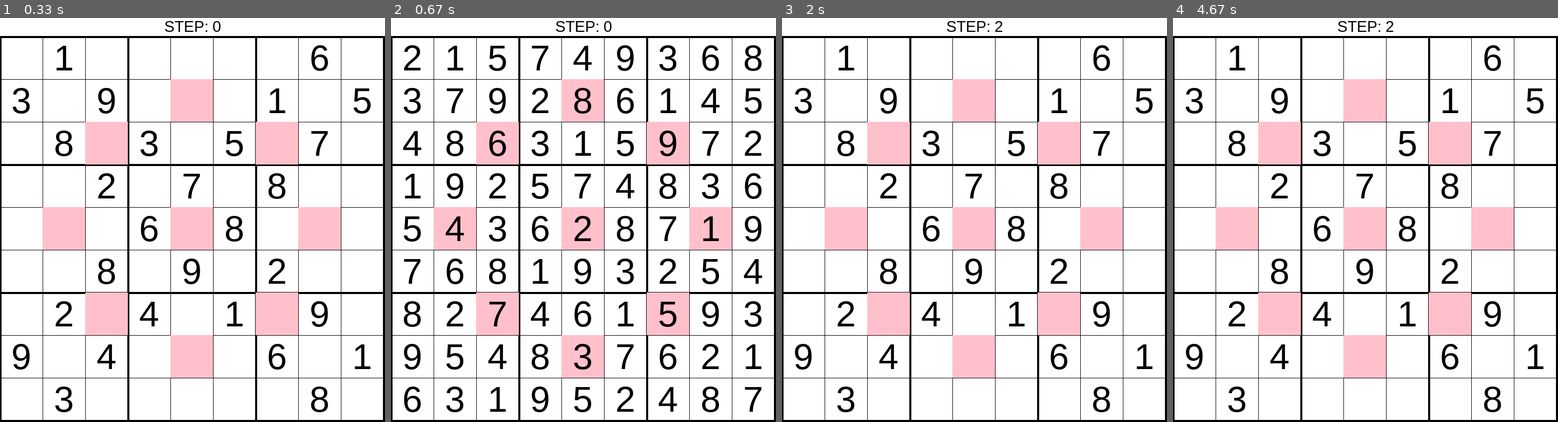
Above: before the commit, frames 1-4 (left to right).
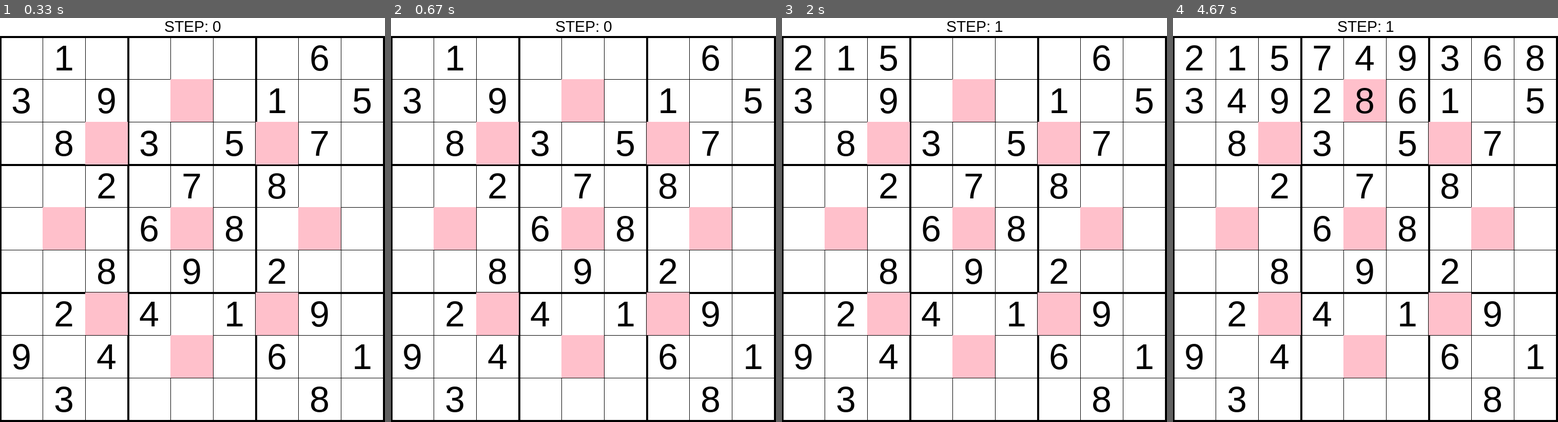
Above: after the commit, the same moments.

Repository: realEliteDonkey/CS3220_FALL_LAB1
Game: pygame game, started from LAB_6/sudoku_pygame.py
Two runs of this game, one before a commit and one after it. Both use one fixed random seed, a clock stepped at 60 frames per second and the inputs below.
Inputs:
- Up to frame 1 (0.33 s): no input
- Up to frame 2 (0.67 s): tap Space at 0.33 s
- Up to frame 3 (2 s): tap Space at 1.67 s
- Up to frame 4 (4.67 s): no input

Frame 1 is identical in both runs. In frame 2, 6.3% of the frame differs, in the area x 3-97%, y 6-98%; in frame 3, 0.3%; in frame 4, 1.4%.

Commit message:
animation updates

Diff:
--- a/LAB_6/src/algorithms.py
+++ b/LAB_6/src/algorithms.py
@@ -34,6 +34,7 @@
       for Xk in csp.neighbors[Xj]:
         if Xk != Xi:
           queue.add((Xk, Xj))'''
+
 
 
   return True, checks  # CSP is satisfiable
@@ -97,6 +98,7 @@
 
 
 def backtracking_search(csp, select_unassigned_variable=first_unassigned_variable, order_domain_values=unordered_domain_values):
+    steps = []
 
     def backtrack(assignment):
         if len(assignment) == len(csp.variables):
@@ -105,13 +107,26 @@
         var = select_unassigned_variable(assignment, csp)
         for value in order_domain_values(var, assignment, csp):
             if csp.nconflicts(var, value, assignment)==0:
+                # log the assigment
+                steps.append({
+                  "action": "assign",
+                  "var": var,
+                  "value": value,
+                })
                 csp.assign(var, value, assignment)
                 result = backtrack(assignment)
                 if result is not None:
                   return result
 
+            # log the removal
+            steps.append({
+                "action": "unassign",
+                "var": var,
+                "value": assignment.get(var),
+            })
+
             csp.unassign(var, assignment)
         return None
 
     result = backtrack({})
-    return result
+    return result, steps
--- a/LAB_6/sudoku_pygame.py
+++ b/LAB_6/sudoku_pygame.py
@@ -41,6 +41,8 @@
 # 3 displays completely solved board
 STATE_SELECTOR = 1
 
+saved_domain_state = None
+
 
 # create window
 screen = pygame.display.set_mode((WIDTH, HEIGHT))
@@ -61,7 +63,7 @@
 
 
 
-def event_handler(board_sol):
+def event_handler(board_sol, board_og=None, sol_steps=None):
     global STATE_SELECTOR
     for event in pygame.event.get():
         if event.type == pygame.QUIT:
@@ -69,11 +71,26 @@
             sys.exit()
         if event.type == pygame.KEYDOWN:
             if event.key == pygame.K_SPACE:
-                if STATE_SELECTOR == 0:
+                if STATE_SELECTOR == 1:
                     draw_board(board_og)
 
-                elif STATE_SELECTOR == 1:
-                    draw_board(board_sol)
+                elif STATE_SELECTOR == 0:
+                    if sol_steps is not None and board_og is not None:
+                        for step in sol_steps:
+                            var = step["var"]
+                            row = ord(var[0].upper()) - ord('A')
+                            col = int(var[1]) - 1
+
+                            if step["action"] == "unassign":
+                                board_og[row][col] = 0
+                            else:
+                                board_og[row][col] = step["value"]
+                            time.sleep(0.1)
+                            draw_board(board_og)
+                            pygame.display.update()
+                    else:
+                        draw_board(board_sol)
+                        pygame.display.update()
 
                 pygame.display.flip()
 
@@ -191,7 +208,7 @@
 
 
 
-saved_domain_state = None
+
 
 def main():
     clock = pygame.time.Clock()
@@ -211,7 +228,7 @@
     board_sol = copy.deepcopy(board_og)
     if result == True:
         # returns full solution after AC3 runs for checks
-        sol = backtracking_search(sudoku_csp)
+        sol, steps = backtracking_search(sudoku_csp)
         if sol:
             print("Solution: ", sol)
             # updates matrix grid according to solution
@@ -236,7 +253,7 @@
     draw_board(board_og)
 
     while True:
-        event_handler(board_sol)
+        event_handler(board_sol, board_og, steps)
         mouse_hover_info(saved_domain_state)
         pygame.display.flip()
         clock.tick(60)
Not shown, changed: LAB_6/Lab6_CSP_ConstraintsPropagation_Tutorial&tasks.ipynb
